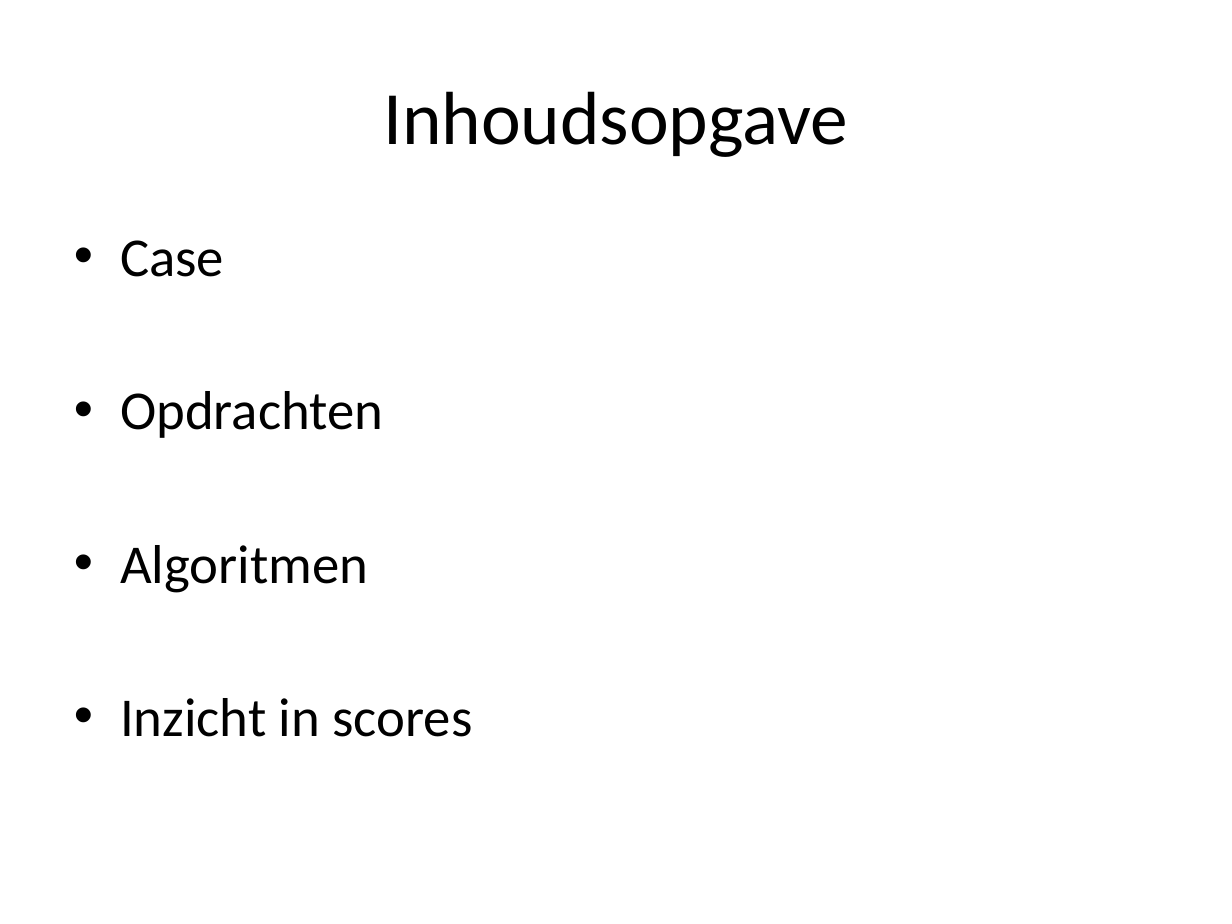
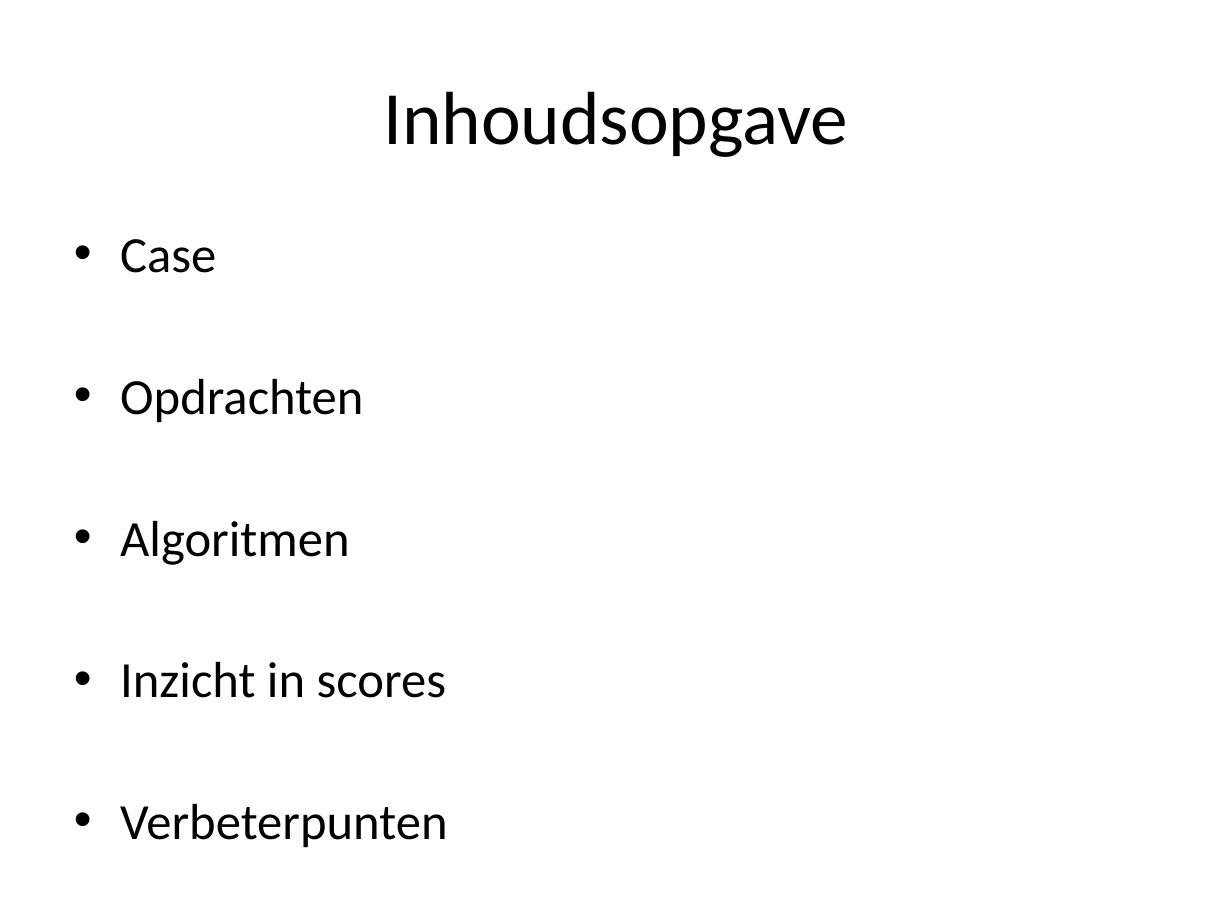
Before and after one commit to joosthintzen40/railNL, a slide deck: slide 2 of Presentaties/RailNL_week7.pptx. Drawn at 1232x924 pixels with LibreOffice and Linux fonts; fonts in the diff are those of the drawing; background and template pictures are left out. Boxes give left, top, right and bottom in pixels: in the first picture for what was removed or moved away, otherwise in the second. Text is boxed around its words. In the diff, an @@ line names an element or a change of style, - is before the commit and + after.

```diff
--- a/Presentaties/RailNL_week7.pptx
+++ b/Presentaties/RailNL_week7.pptx
@@ text at box(120, 239, 447, 698): size 32 to 29.6 pt in "Case", "Opdrachten", "Algoritmen", "Inzicht in scores" @@
@@ text at box(120, 804, 447, 847): paragraph added @@
+• Verbeterpunten
```
Also in this commit, not shown: 3 other slides changed, 1 slide added, 2 other files.
